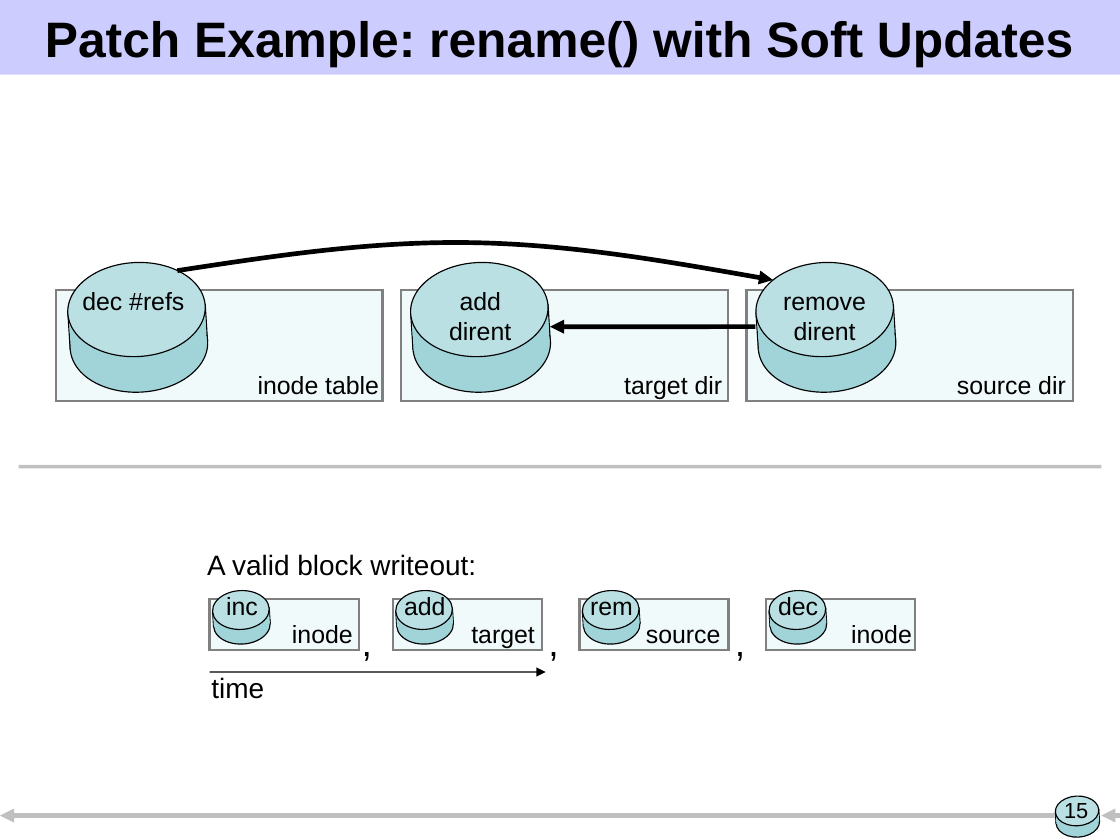
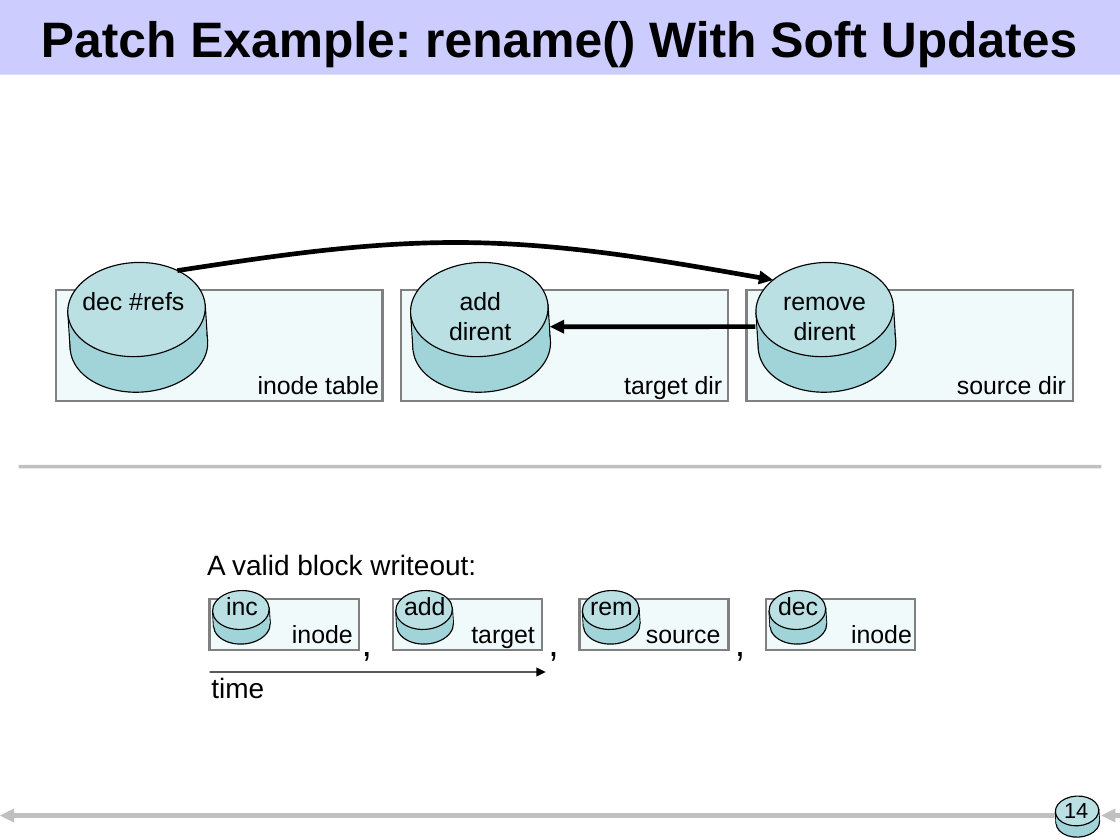
Before and after one commit to ucla-readable/fstitch-doc, a slide deck: slide 14 of sosp/pres.ppt (slide 15 before the commit). Drawn at 1120x840 pixels with LibreOffice and Linux fonts; fonts in the diff are those of the drawing. Boxes give left, top, right and bottom in pixels: in the first picture for what was removed or moved away, otherwise in the second. Text is boxed around its words. In the diff, an @@ line names an element or a change of style, - is before the commit and + after.

```diff
--- a/sosp/pres.ppt
+++ b/sosp/pres.ppt
@@ title at bbox=[41, 21, 1077, 67]: text changed @@
-Patch Example: rename() with Soft Updates
+Patch Example: rename() With Soft Updates
@@ page number at bbox=[1064, 803, 1088, 823]: text changed @@
-15
+14
```
Also in this commit, not shown: 16 other slides changed, 1 slide added, 1 slide removed.
